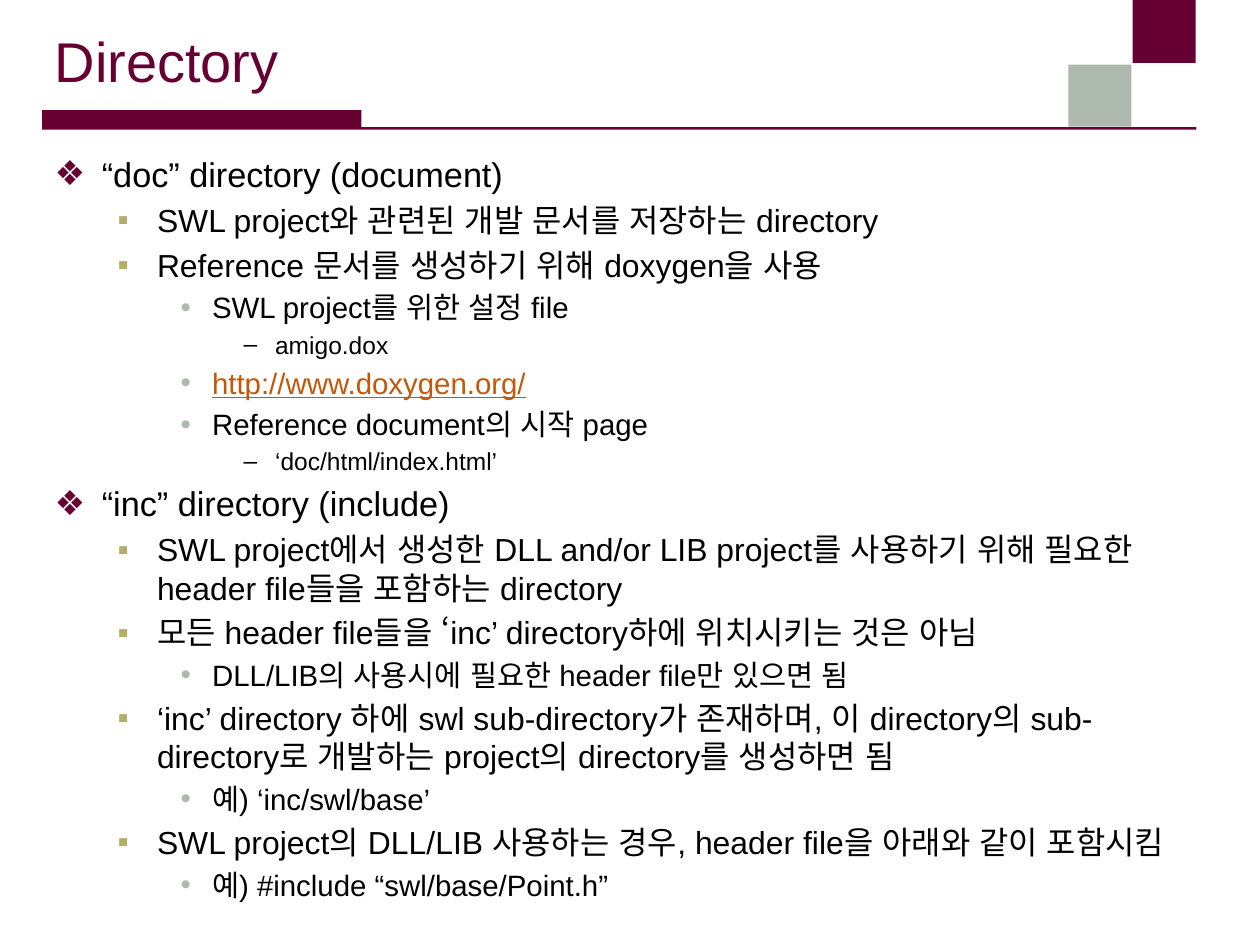
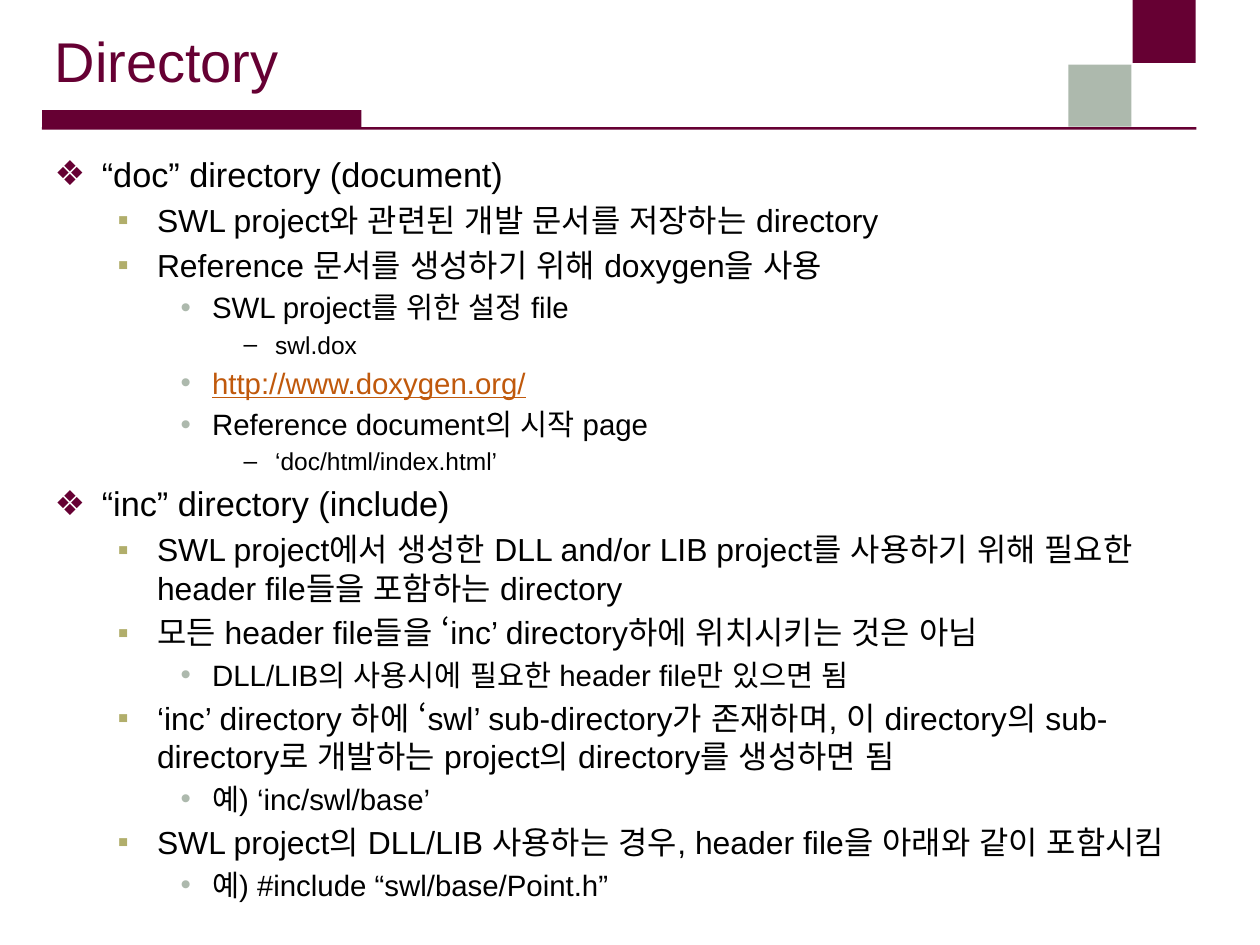
Before and after one commit to sangwook236/SWL, a slide deck: slide 5 of doc/project_setting__directory_structure.pptx. Drawn at 1260x945 pixels with LibreOffice and Linux fonts; fonts in the diff are those of the drawing; background and template pictures are left out. Boxes give left, top, right and bottom in pixels: in the first picture for what was removed or moved away, otherwise in the second. Text is boxed around its words. In the diff, an @@ line names an element or a change of style, - is before the commit and + after.

Commit message:
the document of directory structure is updated.

```diff
--- a/doc/project_setting__directory_structure.pptx
+++ b/doc/project_setting__directory_structure.pptx
@@ text at box(275, 336, 357, 355): text changed @@
-      – amigo.dox
+      – swl.dox
@@ text at box(157, 702, 1107, 775): text changed @@
-  ▪ ‘inc’ directory 하에 swl sub-directory가 존재하며, 이 directory의 sub-directory로 개발하는 project의 directory를 생성하면 됨
+  ▪ ‘inc’ directory 하에 ‘swl’ sub-directory가 존재하며, 이 directory의 sub-directory로 개발하는 project의 directory를 생성하면 됨
```
Also in this commit, not shown: 2 other slides changed.
